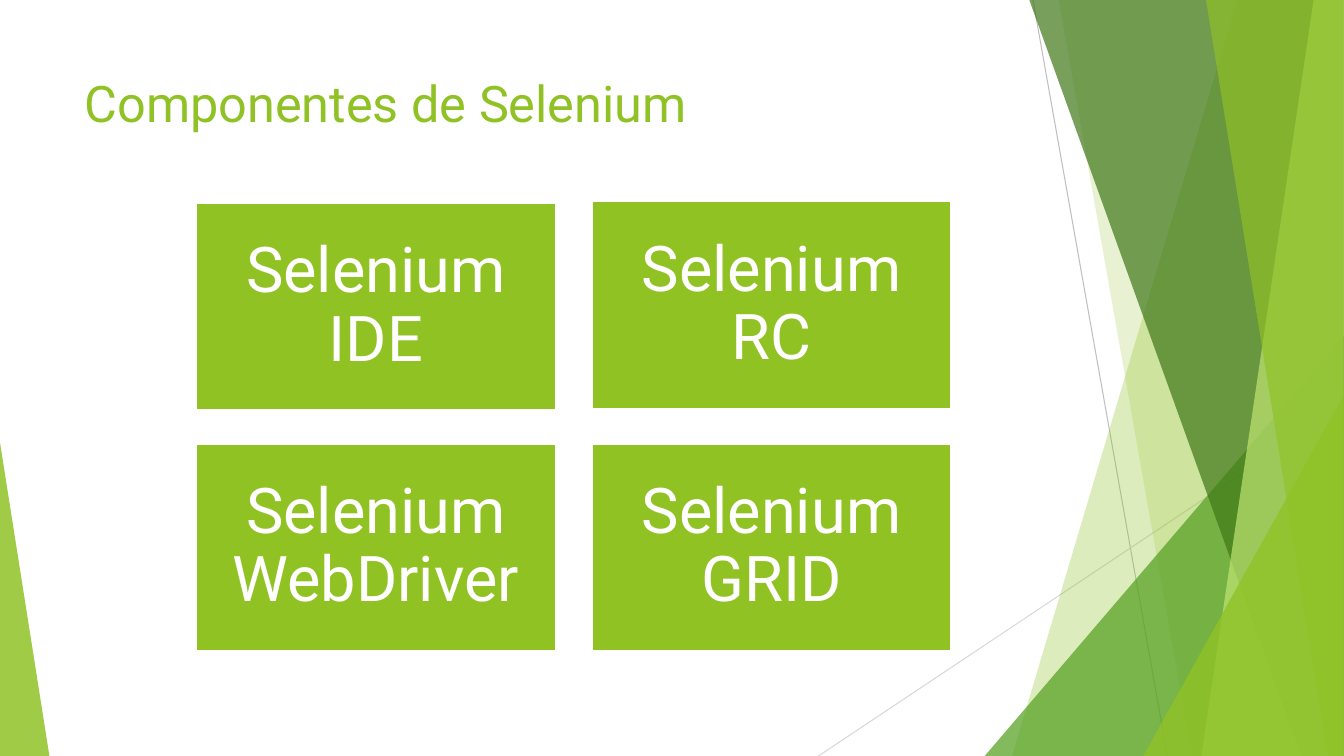
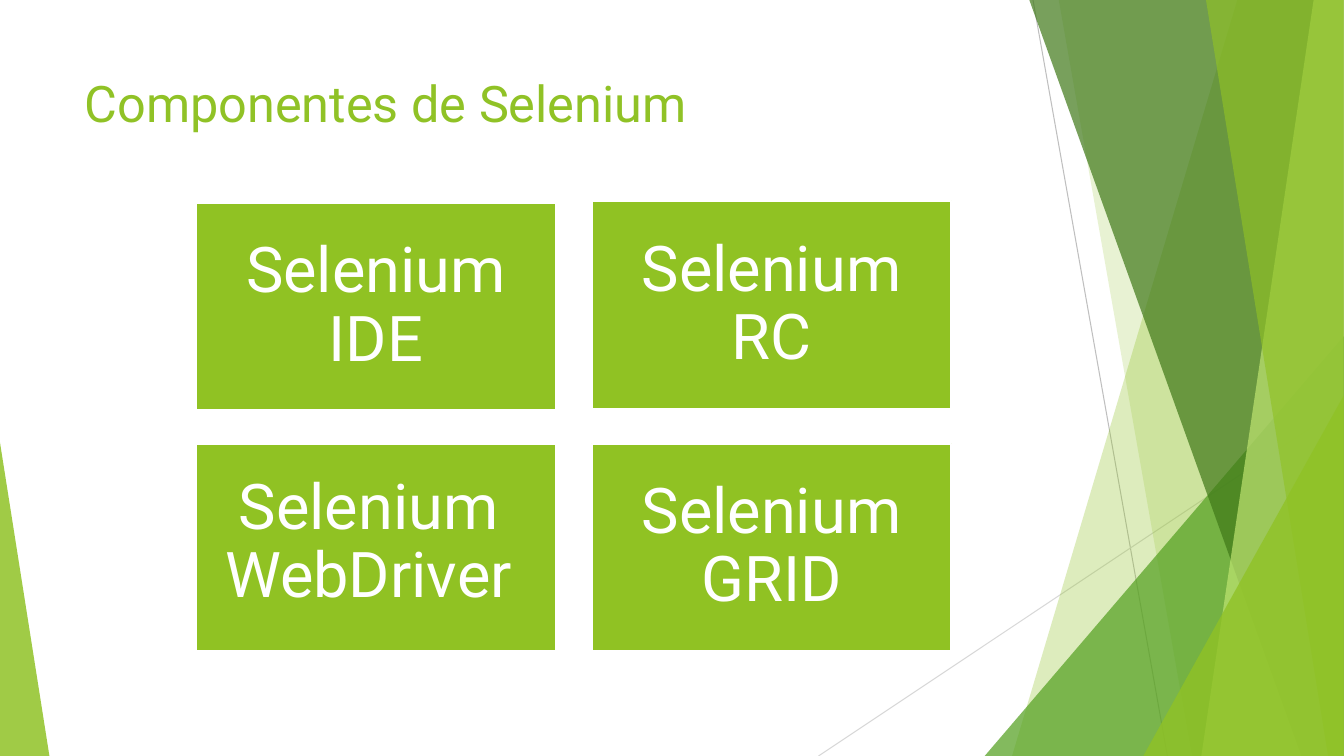
Before and after one commit to jomarnavarro/intro_automation, a slide deck: slide 21 of presentaciones/Selenium, session 1.pptx (slide 20 before the commit). Drawn at 1344x756 pixels with LibreOffice and Linux fonts; fonts in the diff are those of the drawing. Boxes give left, top, right and bottom in pixels: in the first picture for what was removed or moved away, otherwise in the second. Text is boxed around its words. In the diff, an @@ line names an element or a change of style, - is before the commit and + after.

```diff
--- a/presentaciones/Selenium, session 1.pptx
+++ b/presentaciones/Selenium, session 1.pptx
@@ text "Selenium WebDriver": place and size @@
-text "Selenium WebDriver" at (233, 485, 519, 602)
+text "Selenium WebDriver" at (225, 481, 511, 598)
```
Also in this commit, not shown: 2 other slides changed, 6 slides added.
